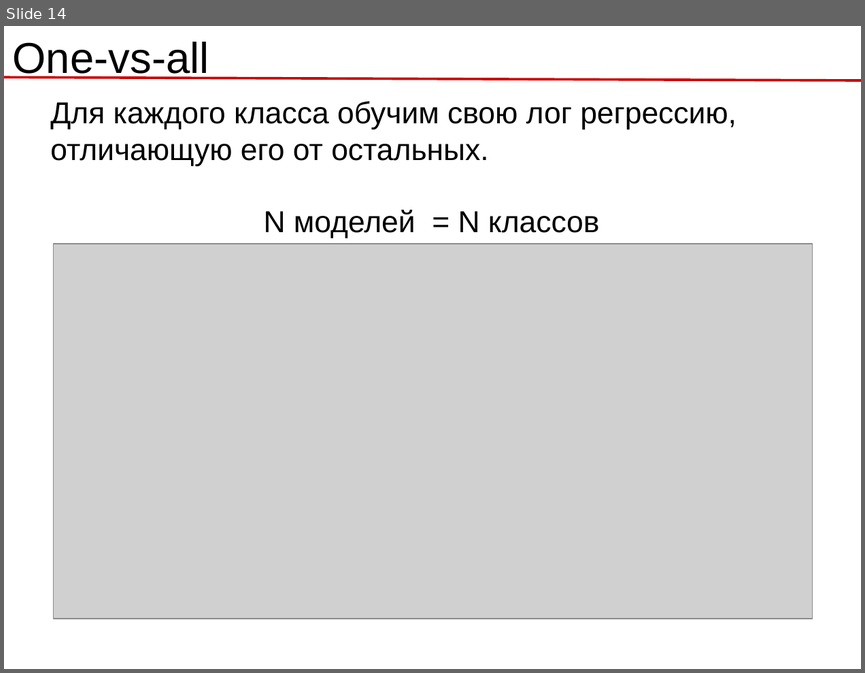
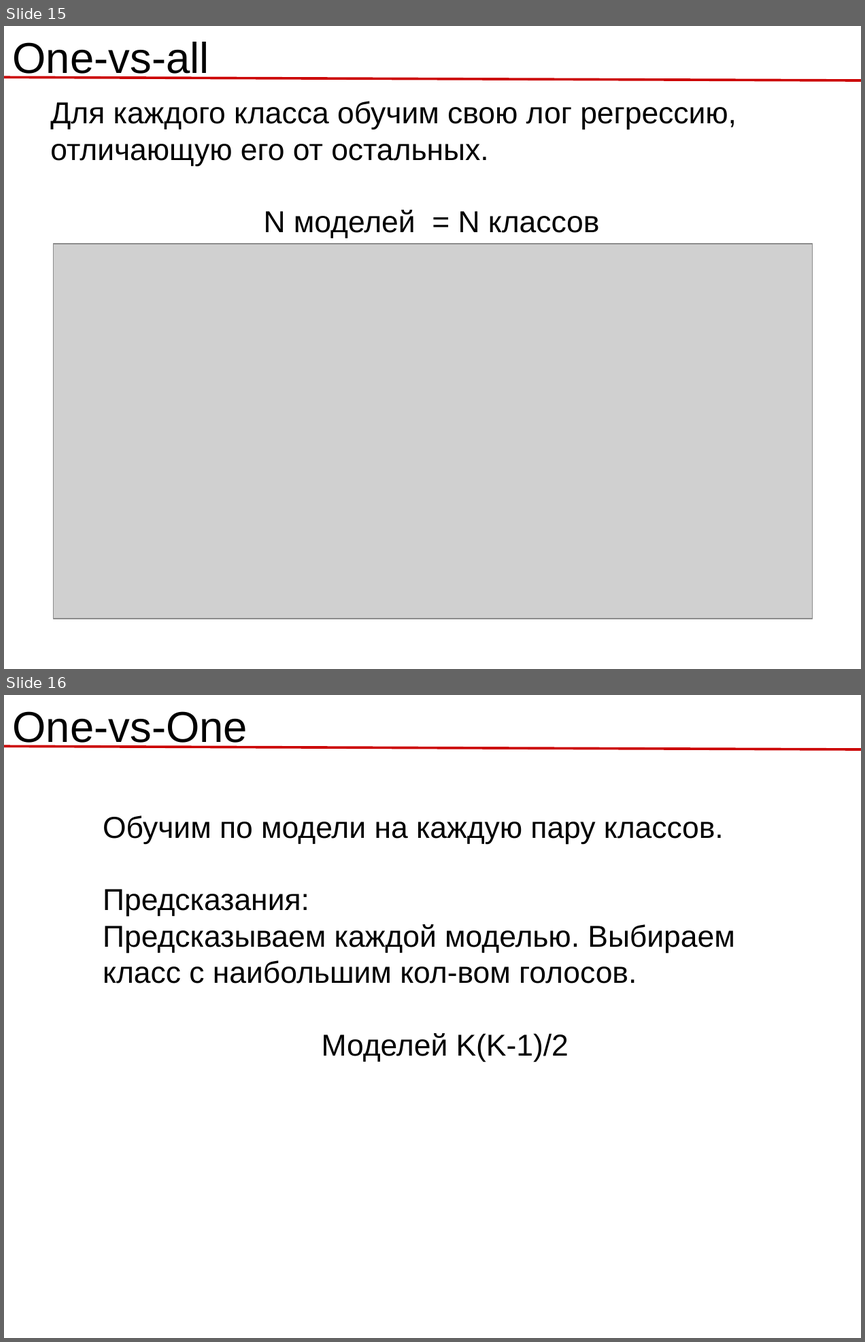
Before and after one commit to rykachevskiy/239, a slide deck: 3.Classification,Logistic_regression/Logistic_regression.odp. Shown one above the other, each under a label of ours: slide 14 before the commit, slides 15 and 16 after it. The pictures are 865x673 and 865x1342 pixels, drawn with LibreOffice and Linux fonts; fonts in the diff are those of the drawing; grey boxes stand for pictures. Boxes give left, top, right and bottom in pixels: in the first picture for what was removed or moved away, otherwise in the second. Text is boxed around its words. In the diff, an @@ line names an element or a change of style, - is before the commit and + after.

```diff
--- a/3.Classification,Logistic_regression/Logistic_regression.odp
+++ b/3.Classification,Logistic_regression/Logistic_regression.odp
@@ slide 16 added at (x1=4, y1=695, x2=861, y2=1338), background #FFFFFF @@
@@ text added at (x1=13, y1=711, x2=248, y2=749), 40 pt, text #000000 @@
+One-vs-One
@@ line added from (4, 746) to (861, 749), #CC0000 2.3 pt @@
@@ text added at (x1=103, y1=815, x2=734, y2=1062), 28 pt, text #000000 @@
+Обучим по модели на каждую пару классов.
+Предсказания:
+Предсказываем каждой моделью. Выбираем класс с наибольшим кол-вом голосов.
+Моделей K(K-1)/2
@@ what was slide 14 is now slide 15 @@
```
Also in this commit, not shown: 3 slides changed, 12 other slides added, 9 slides removed, 9 other files.
